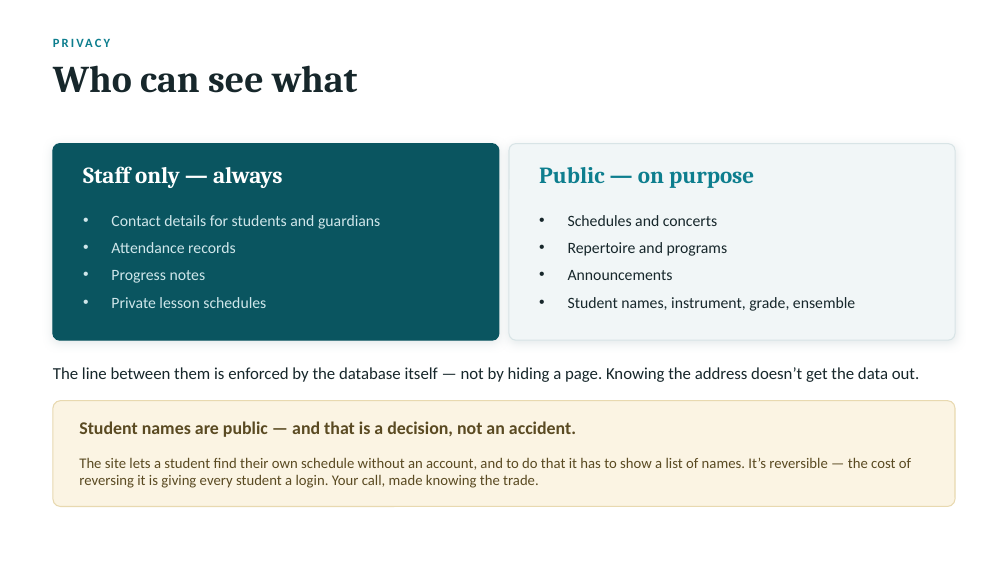
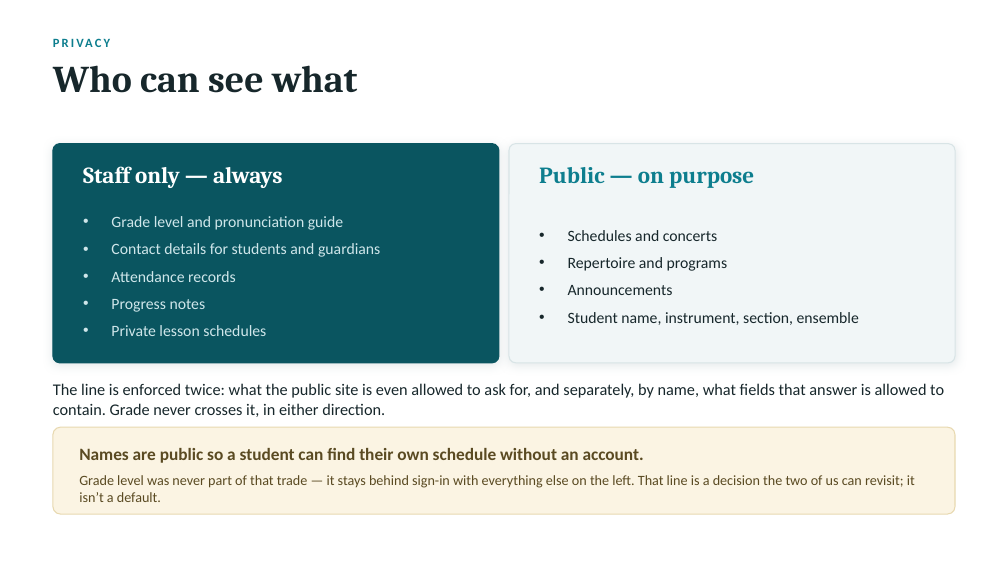
Before and after one commit to d5nf9kcskk-byte/nwsa-music-hub, a slide deck: slide 17 of docs/presentation/NWSA-Music-Hub-Directors.pptx. Drawn at 1008x567 pixels with LibreOffice and Linux fonts; fonts in the diff are those of the drawing. Boxes give left, top, right and bottom in pixels: in the first picture for what was removed or moved away, otherwise in the second. Text is boxed around its words. In the diff, an @@ line names an element or a change of style, - is before the commit and + after.

```diff
--- a/docs/presentation/NWSA-Music-Hub-Directors.pptx
+++ b/docs/presentation/NWSA-Music-Hub-Directors.pptx
@@ rounded rectangle: place and size @@
-rounded rectangle at (53, 144, 499, 340)
+rounded rectangle at (53, 144, 499, 363)
@@ rounded rectangle: place and size @@
-rounded rectangle at (509, 144, 955, 340)
+rounded rectangle at (509, 144, 955, 363)
@@ text at (111, 216, 343, 230): paragraph added @@
+• Grade level and pronunciation guide
@@ text at (568, 312, 859, 325): text changed @@
-• Student names, instrument, grade, ensemble
+• Student name, instrument, section, ensemble
@@ text at (53, 383, 944, 417): text changed; size 16 to 15.5 pt @@
-The line between them is enforced by the database itself — not by hiding a page. Knowing the address doesn’t get the data out.
+The line is enforced twice: what the public site is even allowed to ask for, and separately, by name, what fields that answer is allowed to contain. Grade never crosses it, in either direction.
@@ proportions changed in 3 elements at (53, 144, 499, 363), (509, 144, 955, 363), (53, 427, 955, 514) @@
@@ rounded rectangle: place and size @@
-rounded rectangle at (53, 401, 955, 507)
+rounded rectangle at (53, 427, 955, 514)
@@ text at (79, 448, 644, 463): text changed; size 17 to 16.5 pt @@
-Student names are public — and that is a decision, not an accident.
+Names are public so a student can find their own schedule without an account.
@@ text at (79, 475, 915, 502): text changed; size 14 to 13.5 pt @@
-The site lets a student find their own schedule without an account, and to do that it has to show a list of names. It’s reversible — the cost of reversing it is giving every student a login. Your call, made knowing the trade.
+Grade level was never part of that trade — it stays behind sign-in with everything else on the left. That line is a decision the two of us can revisit; it isn’t a default.
```
Also in this commit, not shown: 5 other slides changed, 10 other files.
